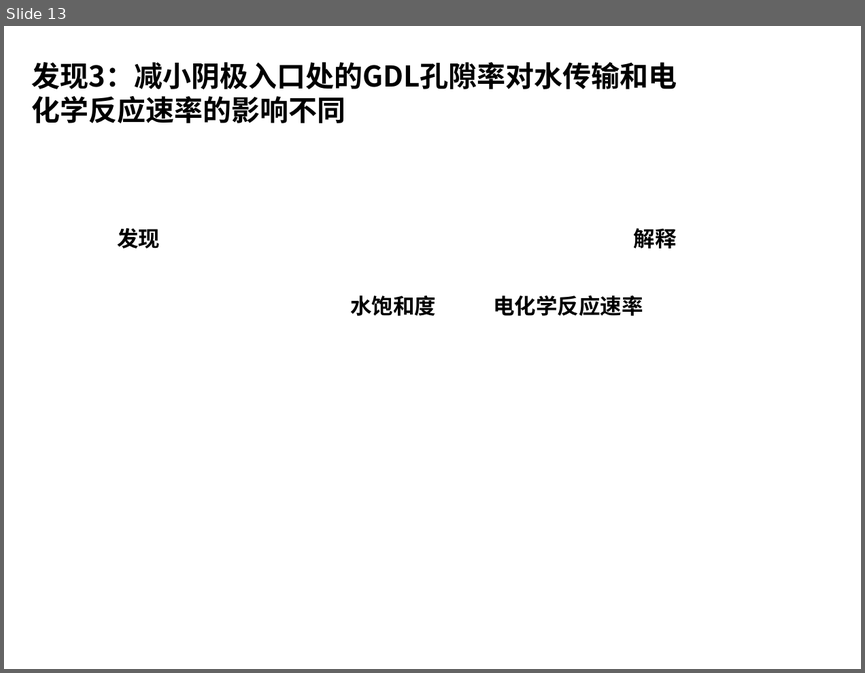
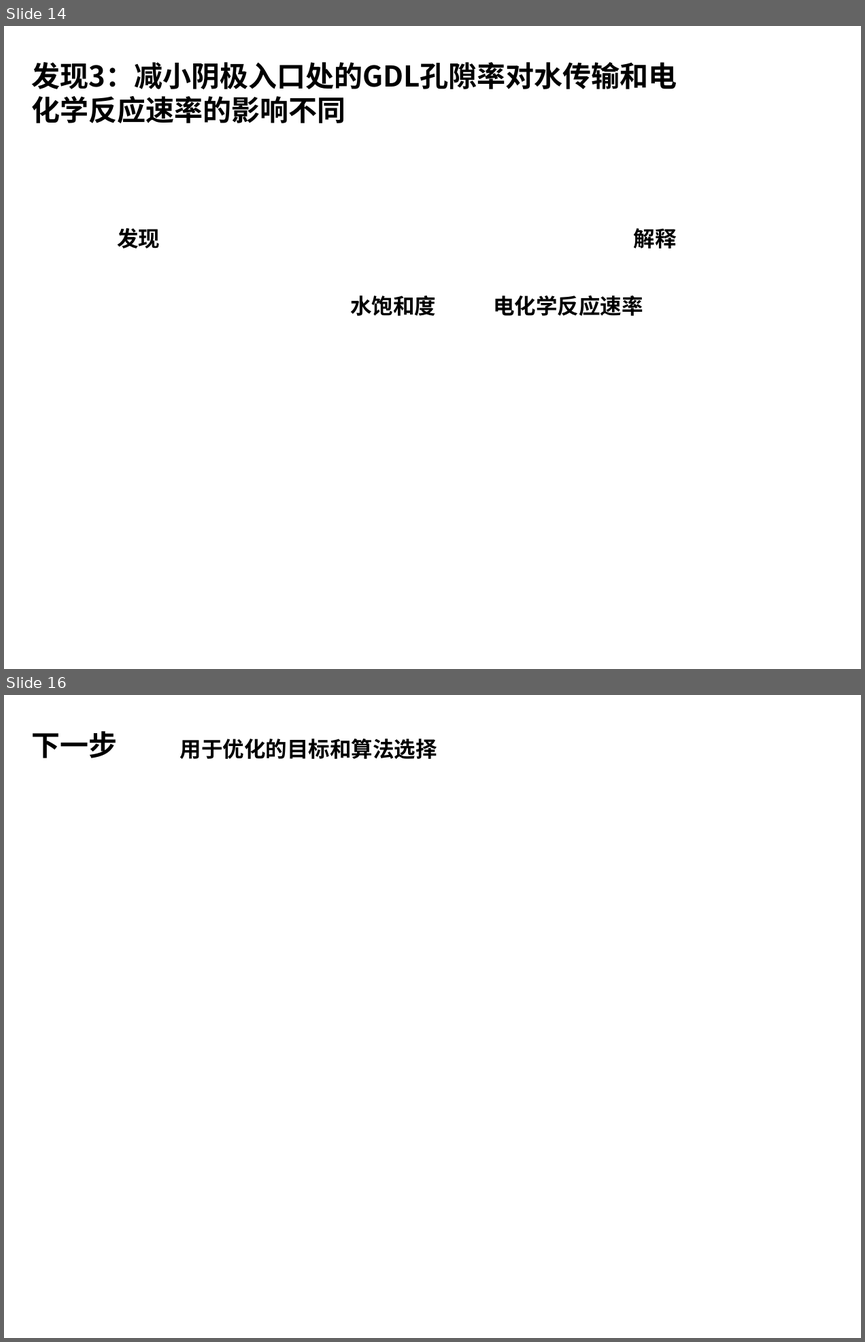
Before and after one commit to PaperStrange/ResearchRecorder, a slide deck: Report notes/GDL_PorosityDistribution.pptx. Shown one above the other, each under a label of ours: slide 13 before the commit, slides 14 and 16 after it; the slides between them are not shown. The pictures are 865x673 and 865x1342 pixels, drawn with LibreOffice and Linux fonts; fonts in the diff are those of the drawing. Boxes give left, top, right and bottom in pixels: in the first picture for what was removed or moved away, otherwise in the second. Text is boxed around its words. In the diff, an @@ line names an element or a change of style, - is before the commit and + after.

```diff
--- a/Report notes/GDL_PorosityDistribution.pptx
+++ b/Report notes/GDL_PorosityDistribution.pptx
@@ slide 16 added at bbox=[4, 695, 861, 1338], background #FFFFFF @@
@@ text added at bbox=[32, 731, 118, 758], 24 pt, text #000000, bold @@
+下一步
@@ text added at bbox=[180, 739, 437, 759], 18 pt, text #000000, bold @@
+用于优化的目标和算法选择
@@ what was slide 13 is now slide 14 @@
```
Also in this commit, not shown: 1 slide changed, 2 other slides added.
